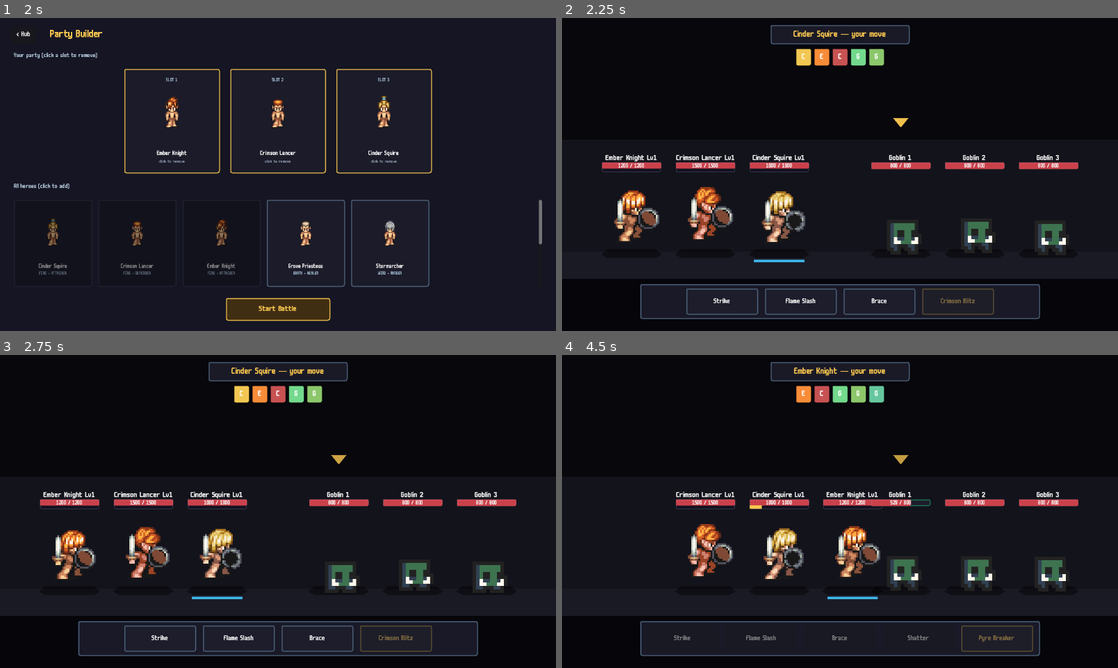
Above: before the commit, frames 1-4 (two rows, left to right).
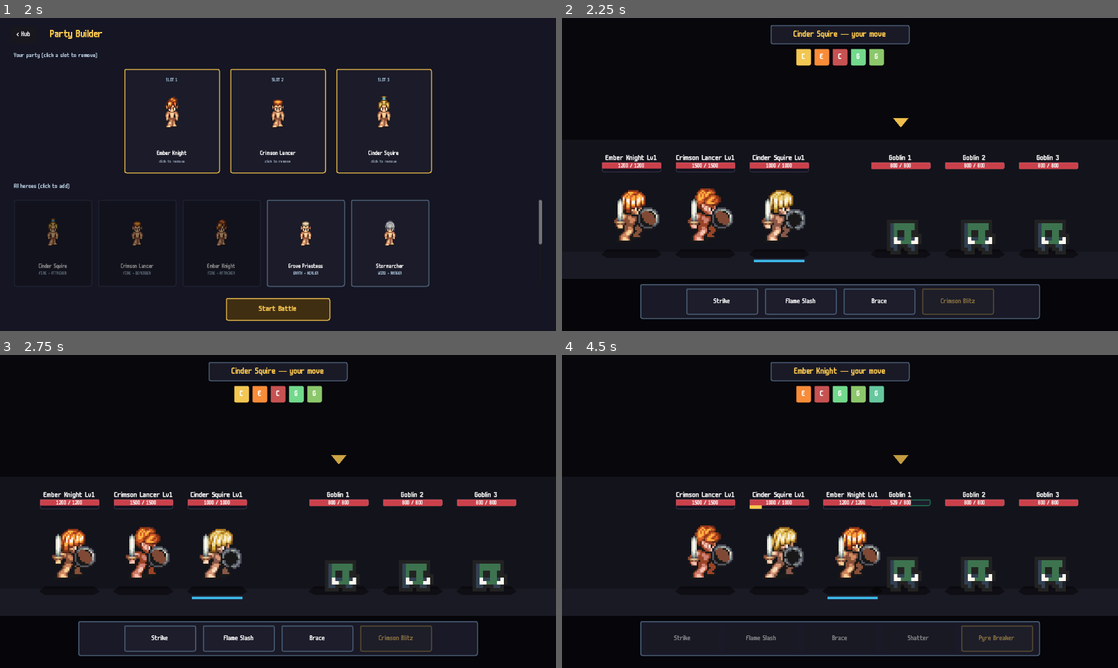
Above: after the commit, the same moments.

Repository: joppe2001/Vaelthorn
Game: Godot game, scene res://scenes/title/title.tscn
Two runs of this game, one before a commit and one after it. Both use one fixed random seed, a clock stepped at 60 frames per second and the inputs below.
Inputs (mouse positions are in pixels of both pictures, inside the frame that each line leads up to):
- Up to frame 1 (2 s): tap Enter at 0.5 s; move the mouse to (400, 158) at 0.52 s; click (400, 158) at 0.67 s; click "Enter Battle" at 1.25 s
- Up to frame 2 (2.25 s): click "Start Battle" at 2 s
- Up to frame 3 (2.75 s): no input
- Up to frame 4 (4.5 s): click "Strike" at 2.75 s; drag from (634, 539) to (851, 539) at 3.52 s; click "Flame Slash" at 4.25 s

Frame 1 is identical in both runs. In frame 2, 1.2% of the frame differs, in the area x 9-91%, y 54-75%; in frame 3, 0.6%; in frame 4, 1.3%, in the area x 22-78%, y 54-75%.

Commit message:
fix: heroes no longer float — bob disabled when an idle anim exists
The script bob (sin wave +/-3px on the sprite holder, every frame)
was stacking on top of the Mana Seed idle animation's built-in
breathing motion. The combination read as "hero hovering above the
ground."

Now the bob only runs for units rendered as the placeholder
Polygon2D (no AnimatedSprite2D bound). Real animated characters —
heroes and the goblin — rely on their idle animation for breathing.
Placeholder squares still bob so they don't look like dead pixels.

Diff:
--- a/scenes/battle/unit.gd
+++ b/scenes/battle/unit.gd
@@ -178,9 +178,13 @@
 
 
 func _process(delta: float) -> void:
-	# Idle bob
-	_t += delta * 2.4
-	_sprite_holder.position.y = sin(_t) * 3.0
+	# Idle bob — only for placeholder Polygon2D units, since real
+	# AnimatedSprite2D characters already have breathing built into
+	# their idle animation. Adding a script bob on top makes the
+	# heroes look like they're floating.
+	if not _using_anim_sprite:
+		_t += delta * 2.4
+		_sprite_holder.position.y = sin(_t) * 3.0
 	# Subtle pulse on the target marker so it's eye-catching
 	if _is_selected:
 		_marker_t += delta * 5.0
